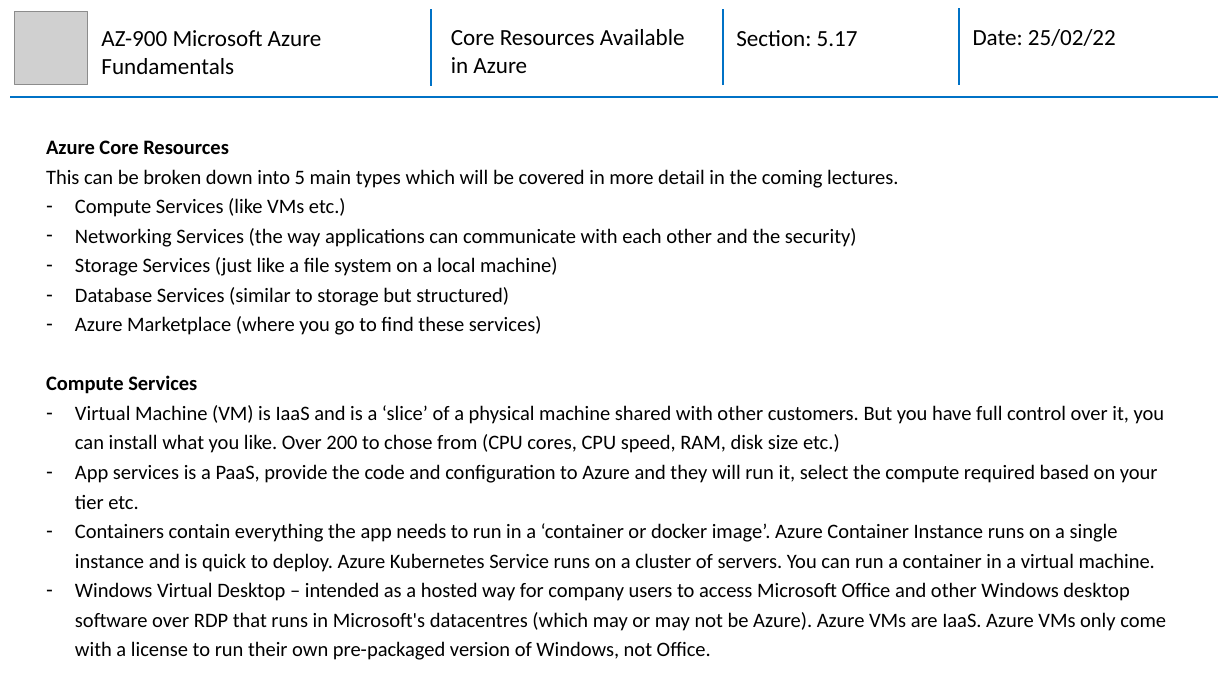
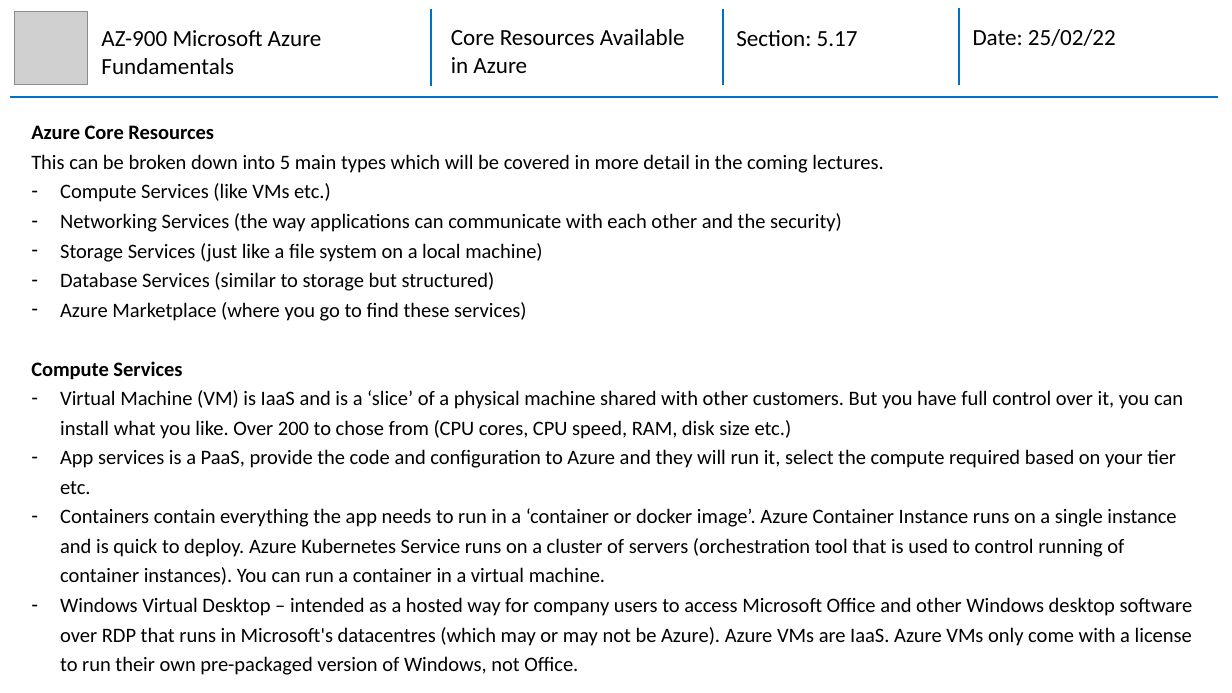
Before and after one commit to mhaythornthwaite/Testing_ML_Algorithms, a slide deck: slide 15 of Azure_AZ-900_Fundamentals/MJH_AZ-900_Azure_Fundamentals_Notes.pptx. Drawn at 1232x693 pixels with LibreOffice and Linux fonts; fonts in the diff are those of the drawing; grey boxes stand for pictures. Boxes give left, top, right and bottom in pixels: in the first picture for what was removed or moved away, otherwise in the second. Text is boxed around its words. In the diff, an @@ line names an element or a change of style, - is before the commit and + after.

```diff
--- a/Azure_AZ-900_Fundamentals/MJH_AZ-900_Azure_Fundamentals_Notes.pptx
+++ b/Azure_AZ-900_Fundamentals/MJH_AZ-900_Azure_Fundamentals_Notes.pptx
@@ text "Azure Core Resources": place and size @@
-text "Azure Core Resources" at [46,140,1166,660]
+text "Azure Core Resources" at [31,125,1193,675]
@@ text at [60,508,1176,585]: text changed @@
-– Containers contain everything the app needs to run in a ‘container or docker image’. Azure Container Instance runs on a single instance and is quick to deploy. Azure Kubernetes Service runs on a cluster of servers. You can run a container in a virtual machine.
+– Containers contain everything the app needs to run in a ‘container or docker image’. Azure Container Instance runs on a single instance and is quick to deploy. Azure Kubernetes Service runs on a cluster of servers (orchestration tool that is used to control running of container instances). You can run a container in a virtual machine.
```
Also in this commit, not shown: 8 other slides changed, 2 slides added.
